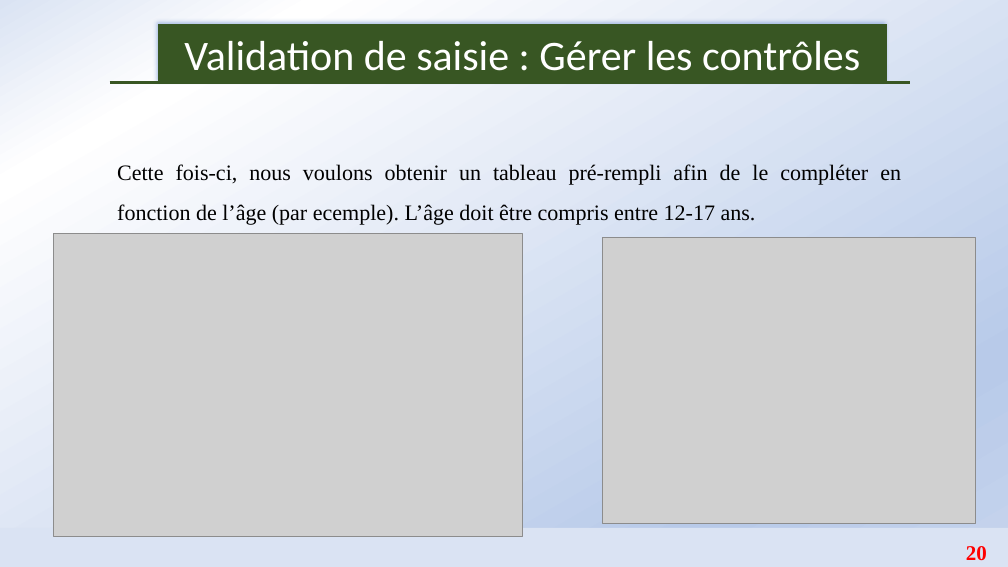
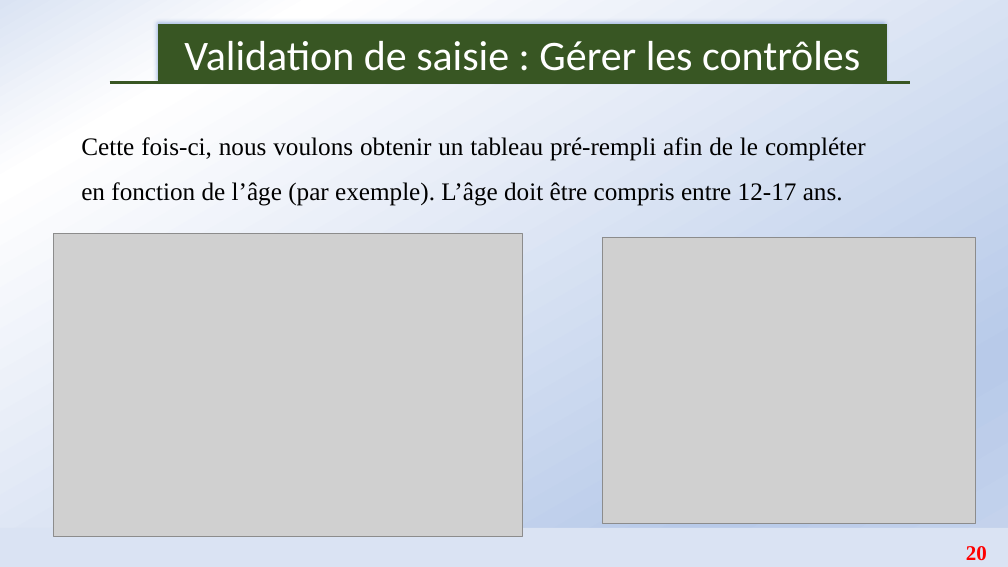
Before and after one commit to Abson-dev/Formation-Excel-IFDC, a slide deck: slide 20 of Cours/IFDC_1.pptx. Drawn at 1008x567 pixels with LibreOffice and Linux fonts; fonts in the diff are those of the drawing; grey boxes stand for pictures. Boxes give left, top, right and bottom in pixels: in the first picture for what was removed or moved away, otherwise in the second. Text is boxed around its words. In the diff, an @@ line names an element or a change of style, - is before the commit and + after.

```diff
--- a/Cours/IFDC_1.pptx
+++ b/Cours/IFDC_1.pptx
@@ text at (x1=81, y1=137, x2=866, y2=206): text changed; size 21 to 24 pt @@
-Cette fois-ci, nous voulons obtenir un tableau pré-rempli afin de le compléter en fonction de l’âge (par ecemple). L’âge doit être compris entre 12-17 ans.
+Cette fois-ci, nous voulons obtenir un tableau pré-rempli afin de le compléter en fonction de l’âge (par exemple). L’âge doit être compris entre 12-17 ans.
```
Also in this commit, not shown: 11 other slides changed.
